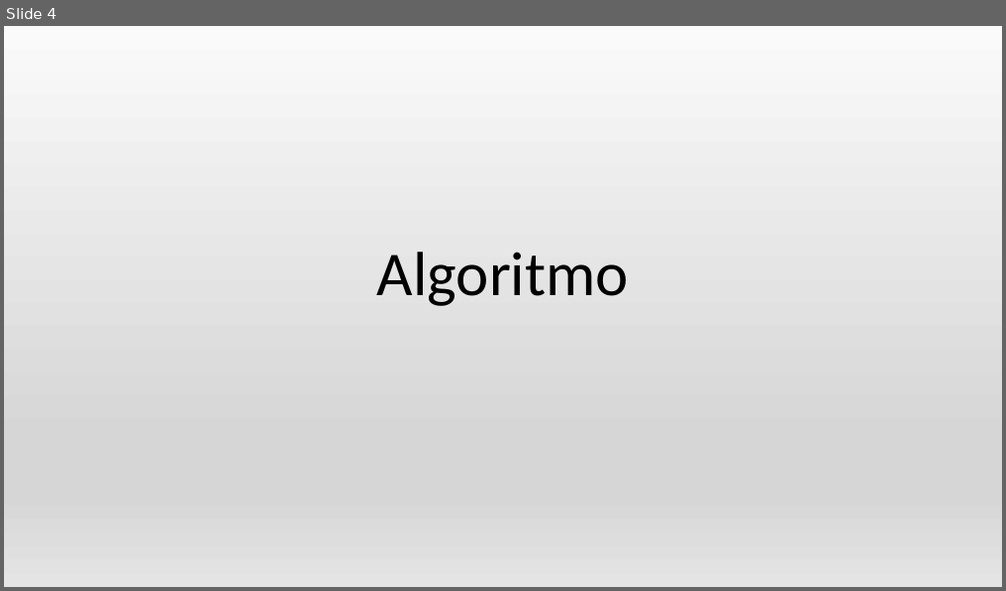
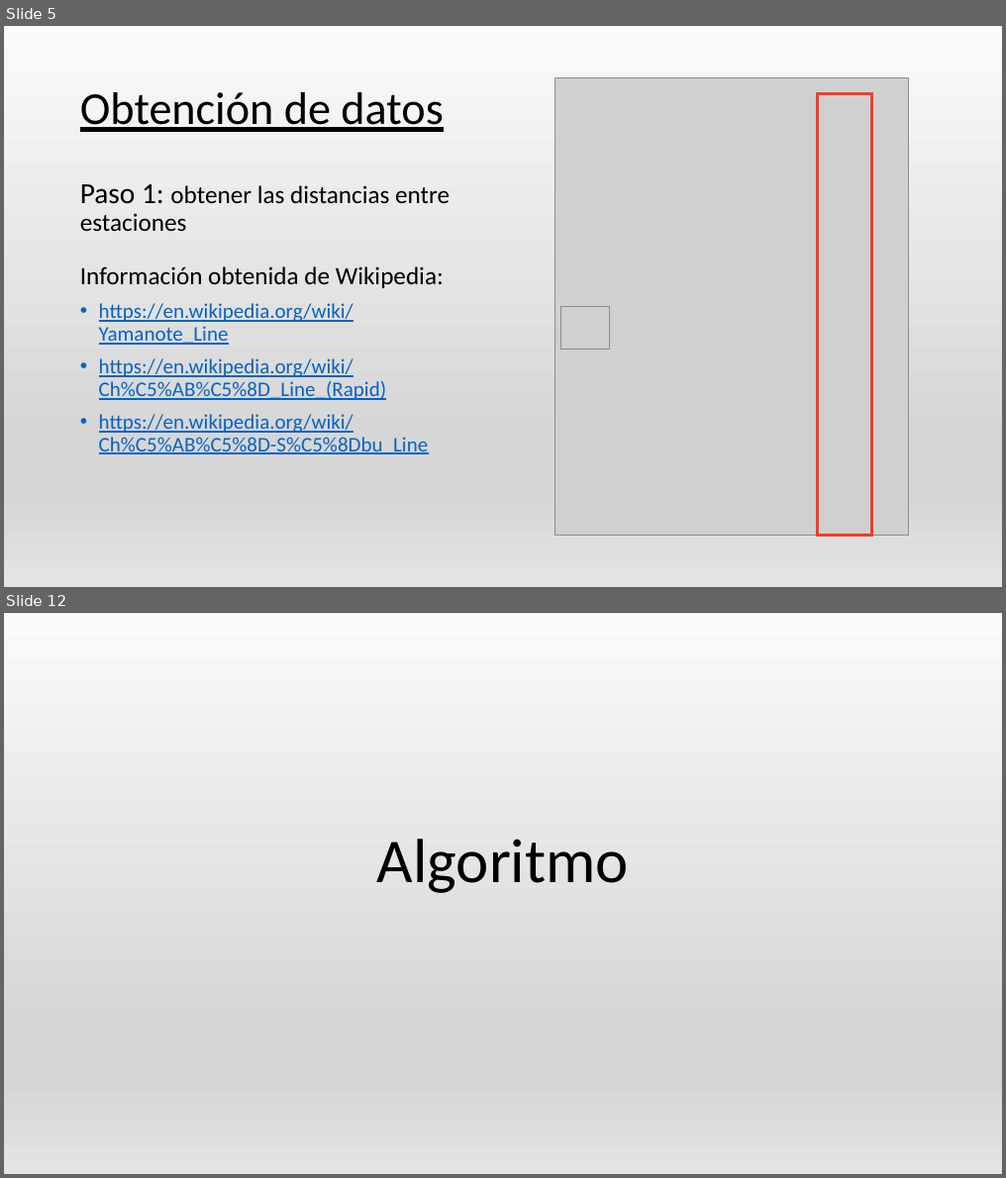
Before and after one commit to AGarciaCast/MetroJapon, a slide deck: PresentacionMetro.pptx. Shown one above the other, each under a label of ours: slide 4 before the commit, slides 5 and 12 after it; the slides between them are not shown. The pictures are 1006x591 and 1006x1178 pixels, drawn with LibreOffice and Linux fonts; fonts in the diff are those of the drawing; grey boxes stand for pictures. Boxes give left, top, right and bottom in pixels: in the first picture for what was removed or moved away, otherwise in the second. Text is boxed around its words. In the diff, an @@ line names an element or a change of style, - is before the commit and + after.

```diff
--- a/PresentacionMetro.pptx
+++ b/PresentacionMetro.pptx
@@ slide 5 added at (x1=4, y1=26, x2=1002, y2=587), background gradient #FAFAFA to #D7D7D7 to #E4E4E4 @@
@@ picture added at (x1=555, y1=78, x2=909, y2=535) @@
@@ title added at (x1=80, y1=92, x2=443, y2=132), 44 pt, text #000000, underline @@
+Obtención de datos
@@ rectangle added at (x1=817, y1=94, x2=871, y2=535), outline #F53C29 3 pt @@
@@ text added at (x1=80, y1=184, x2=450, y2=231), 24 pt, text #000000 @@
+Paso 1: obtener las distancias entre estaciones
@@ text added at (x1=80, y1=267, x2=444, y2=455), 20 pt, text #0563C1, underline @@
+Información obtenida de Wikipedia:
+• https://en.wikipedia.org/wiki/Yamanote_Line
+• https://en.wikipedia.org/wiki/Ch%C5%AB%C5%8D_Line_(Rapid)
+• https://en.wikipedia.org/wiki/Ch%C5%AB%C5%8D-S%C5%8Dbu_Line
@@ picture added at (x1=561, y1=307, x2=609, y2=350) @@
@@ what was slide 4 is now slide 12 @@
```
Also in this commit, not shown: 8 slides changed, 10 other slides added, 1 slide removed, 2 other files.
